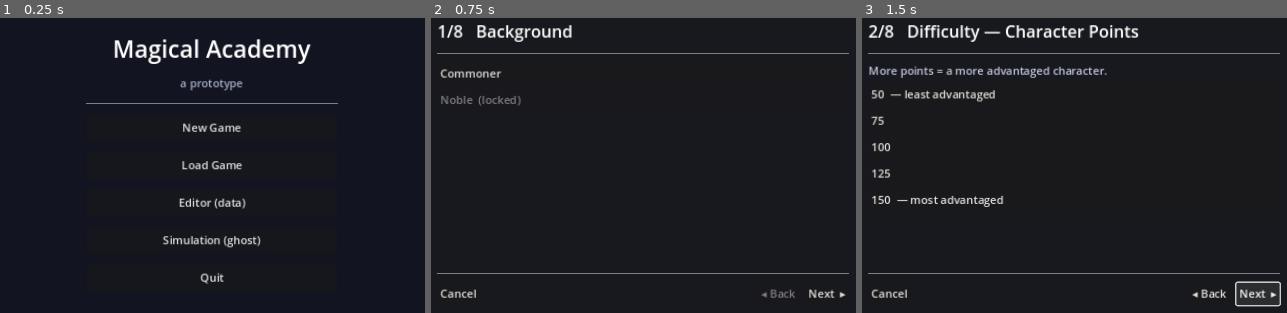
Above: before the commit, frames 1-3 (left to right).
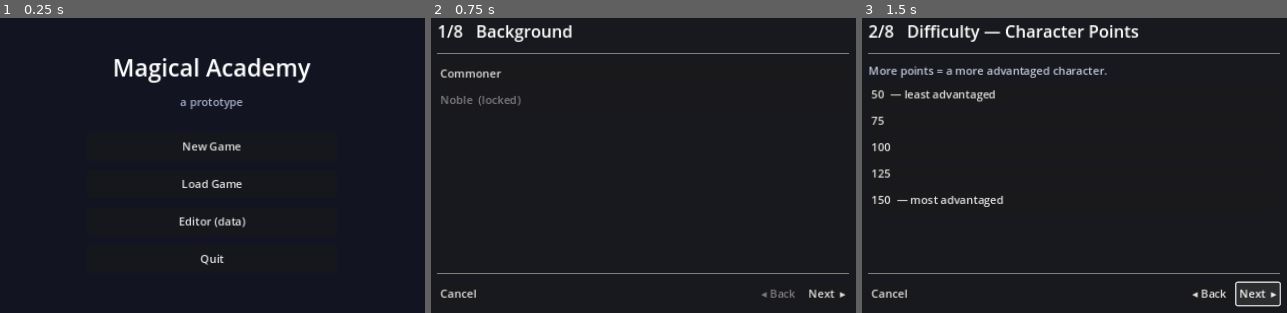
Above: after the commit, the same moments.

Repository: NyxTheCrow/academy
Game: Godot game, scene res://scenes/Root.tscn
The game is run twice, just before and just after one commit, with the same random seed, the same clock (stepped at 60 frames per second) and the same inputs.
Inputs:
- Up to frame 1 (0.25 s): no input
- Up to frame 2 (0.75 s): click "New Game" at 0.5 s
- Up to frame 3 (1.5 s): click "Next ▸" at 1.25 s

The runs differ from the first frame. In frame 1, 6.1% of the frame differs, in the area x 20-80%, y 7-91%; in frame 2, nothing differs; in frame 3, nothing differs.

Commit message:
Remove simulation mode; unify class learning; show NPC stats in dev
- Removed the ghost SimulationMode (files + main-menu entry + Director/Root
  wiring + test reference). NPCs still roam; the sim isn't worth keeping.
- Class learning now flows through a single GameState.apply_class_learning()
  used by BOTH the player (player_learn) and NPCs, so the class effect is
  provably identical — same class, same mode, same amount. Removed the
  duplicate NPC learning function.
- The Character detail page now shows an NPC's full stat sheet (class levels
  included, to 2 decimals, indented by hierarchy) in dev mode, so you can read
  their stats during normal play.

Co-Authored-By: Claude Opus 4.8 <noreply@anthropic.com>
Claude-Session: https://claude.ai/code/session_01YZg37CEKBKZxHJukh6HEMW

Diff:
--- a/scenes/Root.gd
+++ b/scenes/Root.gd
@@ -34,10 +34,5 @@
 					await Director.run_mode("academy", {})
 			"editor":
 				await Director.run_mode("editor", {"standalone": true})
-			"simulation":
-				# Ghost mode: a fresh clock and roster to watch, no player character.
-				GameState.reset()
-				Students.reset()
-				await Director.run_mode("simulation", {})
 			_:
 				pass  # unknown/closed — show the menu again
--- a/scenes/modes/CharacterDetailMode.gd
+++ b/scenes/modes/CharacterDetailMode.gd
@@ -38,8 +38,16 @@
 		content.add_child(HSeparator.new())
 		content.add_child(_rich(def))
 
-	# Aptitude stats stay hidden; dev sees the raw sheet for debugging.
+	# Aptitude stats stay hidden from players; dev sees the full sheet (class
+	# levels included), indented by the parent/substat hierarchy.
 	if GameState.dev_mode:
 		content.add_child(HSeparator.new())
+		content.add_child(_h("Stats (dev)"))
 		content.add_child(_kv("Focus", str(int(npc["stats"].get("focus", 0)))))
+		for entry in GameData.stats_registry:
+			var sid := str(entry.get("id", ""))
+			var nm := str(entry.get("name", sid))
+			var indent: String = "      " if str(entry.get("parent", "")) != "" else ""
+			content.add_child(_kv(indent + nm, "%.2f" % float(npc["stats"].get(sid, 0))))
+		content.add_child(HSeparator.new())
 		content.add_child(_kv("Tags", ", ".join(PackedStringArray(npc["tags"]))))
--- a/scenes/modes/MainMenuMode.gd
+++ b/scenes/modes/MainMenuMode.gd
@@ -37,7 +37,6 @@
 	v.add_child(_menu_button("New Game", func(): finished.emit({"action": "new_game"})))
 	v.add_child(_menu_button("Load Game", func(): finished.emit({"action": "load_game"})))
 	v.add_child(_menu_button("Editor (data)", func(): finished.emit({"action": "editor"})))
-	v.add_child(_menu_button("Simulation (ghost)", func(): finished.emit({"action": "simulation"})))
 	v.add_child(_menu_button("Quit", func(): get_tree().quit()))
 
 func _menu_button(text: String, cb: Callable) -> Button:
--- a/scenes/modes/SimulationMode.gd
+++ /dev/null
@@ -1,130 +0,0 @@
-extends "res://scripts/GameMode.gd"
-## SimulationMode — a ghost / observer mode. You don't play a character: you
-## advance the clock and watch the NPC world roam, attend class, and learn at
-## the weighted rates. Reachable from the main menu, beside the editor.
-
-const LOC_ORDER := ["classroom", "corridor_a", "corridor_b", "room", "dueling_room",
-	"school_gates", "courtyard", "amphitheater"]
-
-var date_label: Label
-var list_box: VBoxContainer
-
-func enter(_context: Dictionary) -> void:
-	_build_ui()
-	GameState.state_changed.connect(_refresh)
-	_refresh()
-
-func _build_ui() -> void:
-	set_anchors_preset(Control.PRESET_FULL_RECT)
-	var bg := ColorRect.new()
-	bg.color = Color(0.06, 0.07, 0.11)
-	bg.set_anchors_preset(Control.PRESET_FULL_RECT)
-	bg.mouse_filter = Control.MOUSE_FILTER_IGNORE
-	add_child(bg)
-
-	var margin := MarginContainer.new()
-	margin.set_anchors_preset(Control.PRESET_FULL_RECT)
-	for side in ["margin_left", "margin_top", "margin_right", "margin_bottom"]:
-		margin.add_theme_constant_override(side, 18)
-	add_child(margin)
-
-	var v := VBoxContainer.new()
-	v.add_theme_constant_override("separation", 10)
-	margin.add_child(v)
-
-	var top := HBoxContainer.new()
-	top.add_theme_constant_override("separation", 10)
-	v.add_child(top)
-	var title := Label.new()
-	title.text = "Simulation  (ghost)"
-	title.add_theme_font_size_override("font_size", 22)
-	top.add_child(title)
-	var sp := Control.new()
-	sp.size_flags_horizontal = Control.SIZE_EXPAND_FILL
-	top.add_child(sp)
-	var back := Button.new()
-	back.text = "Return to Main Menu"
-	back.pressed.connect(func(): finished.emit({}))
-	top.add_child(back)
-
-	date_label = Label.new()
-	date_label.add_theme_font_size_override("font_size", 16)
-	v.add_child(date_label)
-
-	var ctl := HBoxContainer.new()
-	ctl.add_theme_constant_override("separation", 8)
-	v.add_child(ctl)
-	var step := Label.new()
-	step.text = "Advance:"
-	ctl.add_child(step)
-	for pair in [["+20 min", 20], ["+1 hour", 60], ["+4 hours", 240], ["+1 day", 1440]]:
-		var b := Button.new()
-		b.text = str(pair[0])
-		b.pressed.connect(_advance.bind(int(pair[1])))
-		ctl.add_child(b)
-
-	var scroll := ScrollContainer.new()
-	scroll.size_flags_vertical = Control.SIZE_EXPAND_FILL
-	scroll.horizontal_scroll_mode = ScrollContainer.SCROLL_MODE_DISABLED
-	v.add_child(scroll)
-	list_box = VBoxContainer.new()
-	list_box.size_flags_horizontal = Control.SIZE_EXPAND_FILL
-	list_box.add_theme_constant_override("separation", 4)
-	scroll.add_child(list_box)
-
-func _advance(mins: int) -> void:
-	GameState.advance_time(mins)   # drives the NPCs; state_changed -> _refresh
-
-func _refresh() -> void:
-	if date_label == null:
-		return
-	date_label.text = "Ghost view · " + GameState.date_string()
-	for c in list_box.get_children():
-		c.queue_free()
-
-	var by_loc: Dictionary = {}
-	for npc in Students.npcs:
-		var l := str(npc["location"])
-		if not by_loc.has(l):
-			by_loc[l] = []
-		by_loc[l].append(npc)
-
-	var shown: Array = []
-	for loc in LOC_ORDER:
-		if by_loc.has(loc):
-			_render_location(loc, by_loc[loc])
-			shown.append(loc)
-	for loc in by_loc:
-		if not (loc in shown):
-			_render_location(str(loc), by_loc[loc])
-
-func _render_location(loc: String, npcs: Array) -> void:
-	var cls := GameState.class_in_session(loc)
-	var head := Students.location_name(loc) + ("  ·  [%s in session]" % str(cls.get("name", "")) if not cls.is_empty() else "")
-	var h := Label.new()
-	h.text = "— %s  (%d) —" % [head, npcs.size()]
-	h.add_theme_font_size_override("font_size", 15)
-	h.add_theme_color_override("font_color", Color(0.8, 0.82, 0.9))
-	list_box.add_child(h)
-	for npc in npcs:
-		var b := Button.new()
-		b.alignment = HORIZONTAL_ALIGNMENT_LEFT
-		b.size_flags_horizontal = Control.SIZE_EXPAND_FILL
-		b.clip_text = true
-		b.text = "  %s — %s%s" % [npc["name"], npc["current_action"], _learned(npc)]
-		b.pressed.connect(_open.bind(str(npc["id"])))
-		list_box.add_child(b)
-
-## The class levels a character has accrued so far (aptitude stats above 0).
-func _learned(npc: Dictionary) -> String:
-	var parts: Array = []
-	for k in npc["stats"]:
-		if GameState.is_aptitude(str(k)):
-			var val := float(npc["stats"][k])
-			if val > 0.001:
-				parts.append("%s %.2f" % [str(k), val])
-	return ("    [" + ", ".join(PackedStringArray(parts)) + "]") if not parts.is_empty() else ""
-
-func _open(id: String) -> void:
-	await Director.run_mode("character_detail", {"npc_id": id})
-	_refresh()
--- a/scenes/modes/SimulationMode.tscn
+++ /dev/null
@@ -1,12 +0,0 @@
-[gd_scene load_steps=2 format=3]
-
-[ext_resource type="Script" path="res://scenes/modes/SimulationMode.gd" id="1_sim"]
-
-[node name="SimulationMode" type="Control"]
-layout_mode = 3
-anchors_preset = 15
-anchor_right = 1.0
-anchor_bottom = 1.0
-grow_horizontal = 2
-grow_vertical = 2
-script = ExtResource("1_sim")
--- a/scripts/Director.gd
+++ b/scripts/Director.gd
@@ -32,7 +32,6 @@
 	"inventory": "res://scenes/modes/InventoryMode.tscn",
 	"saves": "res://scenes/modes/SaveLoadMode.tscn",
 	"editor": "res://scenes/modes/EditorMode.tscn",
-	"simulation": "res://scenes/modes/SimulationMode.tscn",
 }
 
 var _host: Node = null
--- a/scripts/GameState.gd
+++ b/scripts/GameState.gd
@@ -278,17 +278,23 @@
 		return 0.0
 	return target / float(sessions * slots)
 
-## Apply the player's learning from an in-class activity (before time advances,
-## while the class is still in session).
-func player_learn(activity: Dictionary) -> void:
+## Apply an in-class activity's stat gain to a character's stat sheet, for the
+## class in session at `loc`. THE single learning path — identical for the
+## player and every NPC (same class, same mode, same amount).
+func apply_class_learning(target_stats: Dictionary, loc: String, activity: Dictionary) -> void:
 	var mode := str(activity.get("class_learn", ""))
 	if mode == "":
 		return
-	var cls := class_now()
+	var cls := class_in_session(loc)
 	var stat := str(cls.get("stat", ""))
 	if stat == "":
 		return
-	stats[stat] = float(stats.get(stat, 0)) + class_learn_amount(cls, mode, int(activity.get("duration", 20)))
+	target_stats[stat] = float(target_stats.get(stat, 0)) + class_learn_amount(cls, mode, int(activity.get("duration", 20)))
+
+## The player learning from an in-class activity (before time advances, while
+## the class is still in session).
+func player_learn(activity: Dictionary) -> void:
+	apply_class_learning(stats, location, activity)
 
 ## Skip ahead to the start of the next class here today, and take your seat.
 func wait_for_class() -> void:
--- a/scripts/Students.gd
+++ b/scripts/Students.gd
@@ -79,7 +79,8 @@
 	else:
 		npc["current_action"] = str(chosen.get("name", "…"))
 		_apply(npc, chosen.get("effects", {}))
-		_npc_learn(npc, chosen)
+		# Class learning goes through the exact same path as the player.
+		GameState.apply_class_learning(npc["stats"], str(npc["location"]), chosen)
 
 ## Weighted random choice among available options. A student's per-activity
 ## weights (data) bias which class action they lean toward; anything unlisted
@@ -97,17 +98,6 @@
 		if r <= 0.0:
 			return o
 	return options.back()
-
-## Class stat gain for an NPC doing an in-class action in their own classroom.
-func _npc_learn(npc: Dictionary, activity: Dictionary) -> void:
-	var mode := str(activity.get("class_learn", ""))
-	if mode == "":
-		return
-	var cls := GameState.class_in_session(str(npc["location"]))
-	var stat := str(cls.get("stat", ""))
-	if stat == "":
-		return
-	npc["stats"][stat] = float(npc["stats"].get(stat, 0)) + GameState.class_learn_amount(cls, mode, int(activity.get("duration", 20)))
 
 func _apply(npc: Dictionary, effects: Dictionary) -> void:
 	if effects.has("stats"):
--- a/tests/TestRunner.gd
+++ b/tests/TestRunner.gd
@@ -425,7 +425,6 @@
 		"res://scenes/modes/InventoryMode.tscn",
 		"res://scenes/modes/SaveLoadMode.tscn",
 		"res://scenes/modes/EditorMode.tscn",
-		"res://scenes/modes/SimulationMode.tscn",
 	]:
 		var fname: String = str(path).get_file()
 		var packed: PackedScene = load(path)
